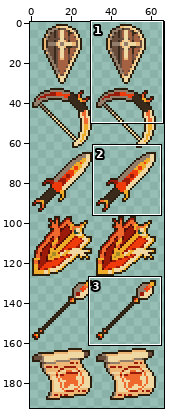
Two versions of one sprite sheet, assets/MyWeapon/Divinity/Divinity.png. The picture above shows the old version from afar; the outline marks the close-up.
Close-up. The starting point:
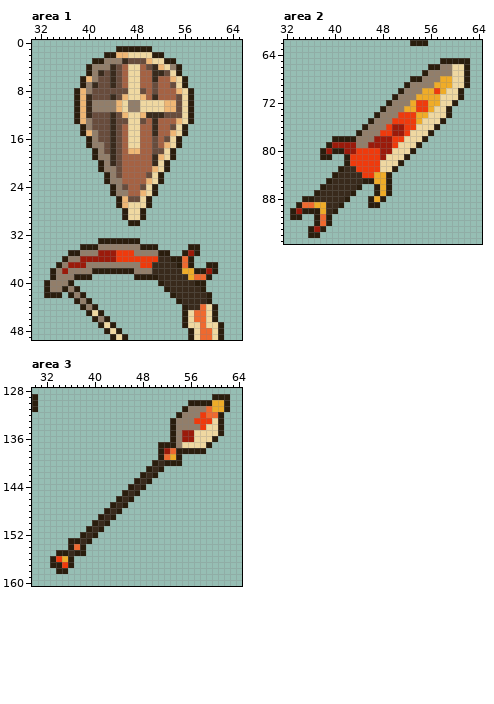
The file is 224x224 pixels. Shown: area 1: x 31..65, y 0..49; area 2: x 32..64, y 62..95; area 3: x 30..64, y 128..160. The wide view leaves out empty margins.
Once edited:
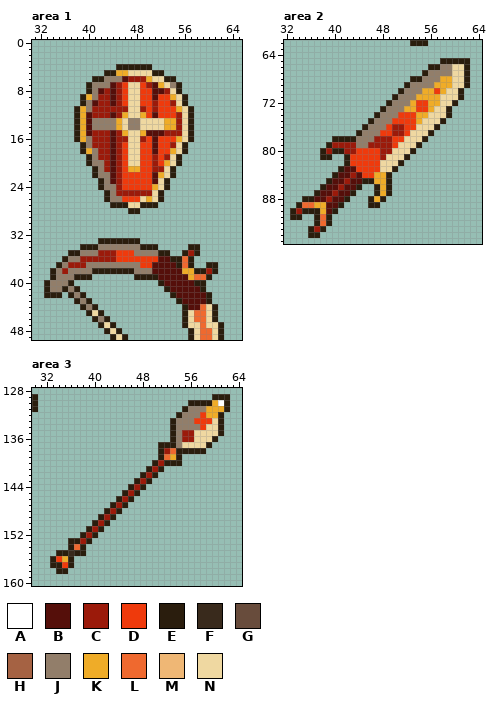
Palette (. is transparent): A #ffffff  B #550f0a  C #9b1a0a  D #ef3a0c  E #2a1d0d  F #392a1c  G #684c3c  H #a56243  J #927e6a  K #efac28  L #ef692f  M #efb775  N #efd8a1
Difference:
--- area 1
@@ x 36..59 @@
  0 ........................
- 1 .........EEEEEE.........
- 2 .......EEMMNNNNEE.......
- 3 .....EEJJJFGGGMNNEE.....
- 4 ....EJJJFGHNNHGFMNJE....
- 5 ....EJFGFGHNNHHFFGNE....
- 6 ...EMJGGFGHNNHHFHHMNE...
- 7 ...EJFGGFGHNNHHGHHGNE...
- 8 ..EMJGGGGGGNNGHGHHHMNE..
- 9 ..EMFGGGFGMNNMHFHHHGNE..
-10 ..EMFJJJJMNJJNNNNMMGNE..
-11 ..EMFJJJJMNJJNNNNMMGNE..
-12 ..EMFGGGFGMNNMFFFGGGNE..
-13 ..EMJGGGFGGNNGHFHHHMNE..
-14 ...EJGGGFGHNNHHFHHGNE...
-15 ...EMJGGFGHNNHHFHHMNE...
-16 ....EJGGFGHNNHHGHGNE....
-17 ....EJJGFGHNNHHGHMNE....
-18 .....EJGFGHMMHHGGNE.....
-19 .....EJJFGHHHHHFMNE.....
-20 ......EJFGHHHHHFNE......
-21 ......EJJGHHHHHMNE......
-22 .......EJGHHHHGNE.......
-23 .......EJJHHHHMNE.......
-24 ........EJGHHGNE........
-25 ........EJJHHMNE........
-26 .........EMGGNE.........
-27 .........EMNNNE.........
-28 ..........ENNE..........
-29 ..........ENNE..........
-30 ...........EE...........
+ 1 ........................
+ 2 ........................
+ 3 ........................
+ 4 .........EEEEEE.........
+ 5 .......EEKKNNNNEE.......
+ 6 .....EEJJJBCCCKNNEE.....
+ 7 ....EJJJBCDNNDCBKNJE....
+ 8 ....EJBCBCDNNDDBBCNE....
+ 9 ...EKJCCBCDNNDDBDDKNE...
+10 ...EJBCCBCDNNDDCDDCNE...
+11 ..EKJCCCCCCNNCDCDDDKNE..
+12 ..EKBCCCBCKNNKDBDDDCNE..
+13 ..EKBJJJJKNJJNNNNKKCNE..
+14 ..EKBJJJJKNJJNNNNKKCNE..
+15 ..EKBCCCBCKNNKBBBCCCNE..
+16 ..EKJCCCBCCNNCDBDDDKNE..
+17 ...EJCCCBCDNNDDBDDCNE...
+18 ...EKJCCBCDNNDDBDDKNE...
+19 ....EJCCBCDNNDDCDCNE....
+20 ....EJJCBCDNNDDCDKNE....
+21 .....EJCBCDKKDDCCNE.....
+22 .....EJJBCDDDDDBKNE.....
+23 ......EJBCDDDDDBNE......
+24 ......EJJCDDDDDKNE......
+25 .......EJCCCCCCNE.......
+26 .......EJJDDDNKNE.......
+27 ........EEENNEEE........
+28 ...........EE...........
+29 ........................
+30 ........................
 31 ........................
@@ x 49..61 @@
 35 JJJEE..ECE...
-36 DDDFFEELE....
-37 DDFFFFELE..EE
-38 JJFFFFFKKEECE
-39 EEEFFFFFKLLE.
-40 ...EFFFFFEE..
-41 ....EFFFFFE..
-42 .....EFFFFFE.
-43 ......EFFFFE.
-44 .......EFFLNE
+36 DDDBBEELE....
+37 DDBBBBELE..EE
+38 JJBBBBBKKEECE
+39 EEEBBBBBKLLE.
+40 ...EBBBBBEE..
+41 ....EBBBBBE..
+42 .....EBBBBBE.
+43 ......EBBBBE.
+44 .......EBBLNE
 45 .......ENLLNE
--- area 2
@@ x 35..46 @@
 82 .......EDDDD
-83 ......EFFDDD
-84 .....EFFFFDD
-85 ....EFFFFFEE
-86 ...EFFFFFE..
-87 ..EFFFFFE...
-88 EEFFFFFE...E
-89 LLKKFFE....E
-90 EEEKFE......
+83 ......EBBDDD
+84 .....EBBCBDD
+85 ....EBBCBBEE
+86 ...EBBCBBE..
+87 ..EBBCBBE...
+88 EEBBCBBE...E
+89 LLKKBBE....E
+90 EEEKBE......
 91 ..ELE.......
--- area 3
@@ x 57..63 @@
 129 ...EEE.
-130 EEEKKE.
-131 JJLKKE.
-132 JDLLE..
+130 EEEKAE.
+131 JJKKKE.
+132 JDKKE..
 133 DDDNE..
@@ x 36..53 @@
 139 ...............ELK
-140 ..............EFEE
-141 .............EFE..
-142 ............EFE...
-143 ...........EFE....
-144 ..........EFE.....
-145 .........EFE......
-146 ........EFE.......
-147 .......EFE........
-148 ......EFE.........
-149 .....EFE..........
-150 ....EFE...........
-151 ...EFE............
-152 ..EFE.............
-153 EEFE..............
+140 ..............ECEE
+141 .............ECE..
+142 ............ECE...
+143 ...........ECE....
+144 ..........ECE.....
+145 .........ECE......
+146 ........ECE.......
+147 .......ECE........
+148 ......ECE.........
+149 .....ECE..........
+150 ....ECE...........
+151 ...ECE............
+152 ..ECE.............
+153 EECE..............
 154 ELE...............
Pixel boxes of the changes (left, top, right, bottom) in both close-ups:
changed: (74, 46, 194, 226)
changed: (152, 256, 206, 310)
changed: (314, 166, 362, 214)
changed: (206, 400, 224, 418)
changed: (80, 460, 164, 544)
